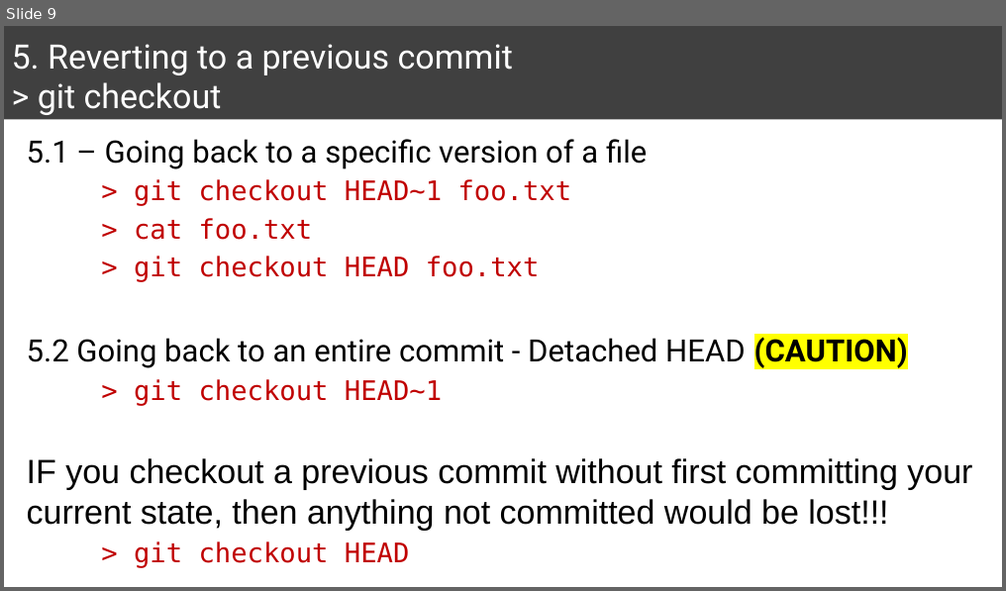
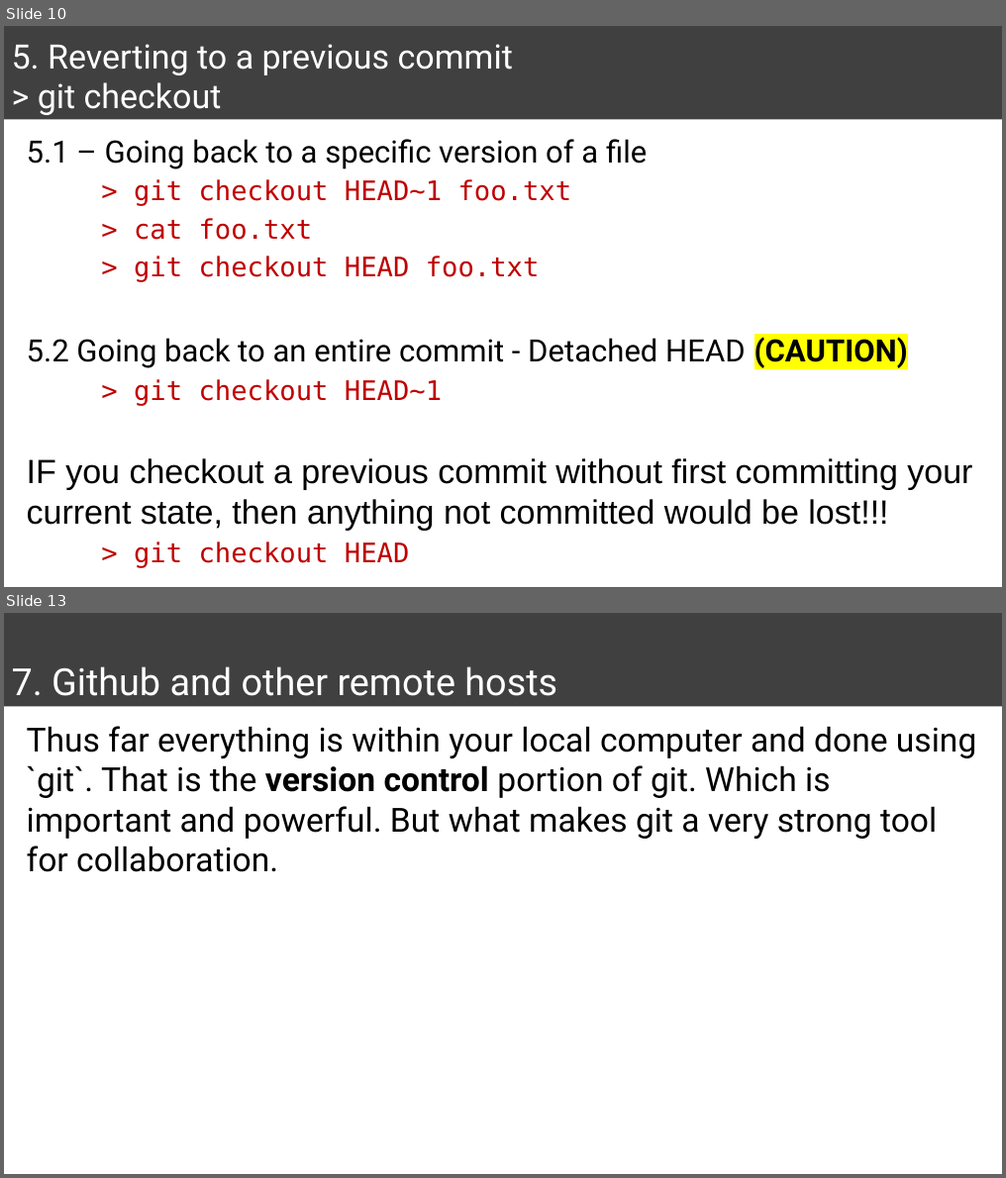
Before and after one commit to mychan24/git_github_workshop, a slide deck: Presentation1.pptx. Shown one above the other, each under a label of ours: slide 9 before the commit, slides 10 and 13 after it; the slides between them are not shown. The pictures are 1006x591 and 1006x1178 pixels, drawn with LibreOffice and Linux fonts; fonts in the diff are those of the drawing. Boxes give left, top, right and bottom in pixels: in the first picture for what was removed or moved away, otherwise in the second. Text is boxed around its words. In the diff, an @@ line names an element or a change of style, - is before the commit and + after.

```diff
--- a/Presentation1.pptx
+++ b/Presentation1.pptx
@@ slide 13 added at bbox=[4, 613, 1002, 1174], background #FFFFFF @@
@@ title added at bbox=[4, 613, 1002, 707], fill #404040, 36 pt, text #FFFFFF @@
+7. Github and other remote hosts
@@ text added at bbox=[27, 726, 976, 872], 32 pt, text #000000 @@
+Thus far everything is within your local computer and done using `git`. That is the version control portion of git. Which is important and powerful. But what makes git a very strong tool for collaboration.
@@ what was slide 9 is now slide 10 @@
```
Also in this commit, not shown: 4 slides changed, 3 other slides added, 1 other file.
